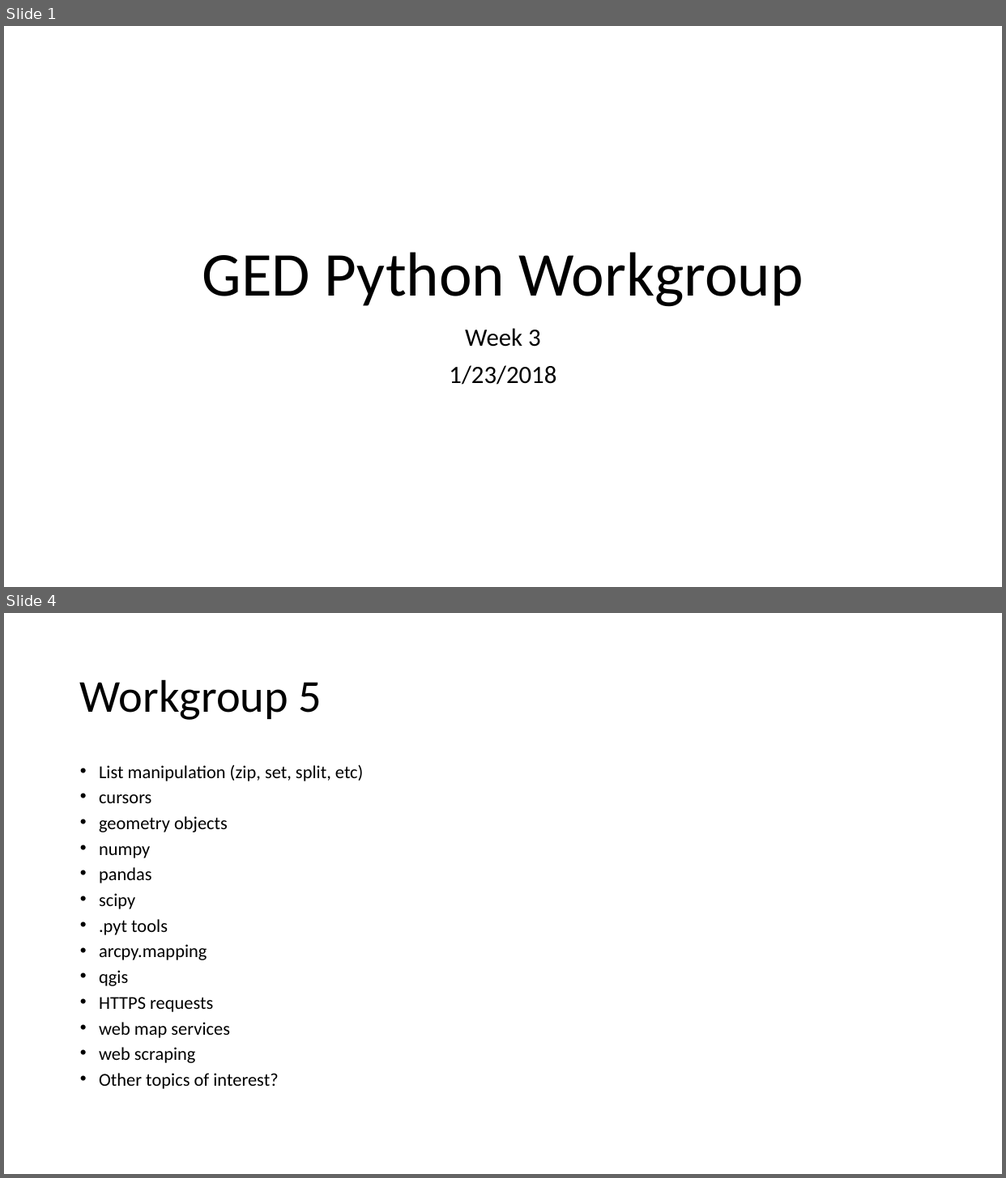
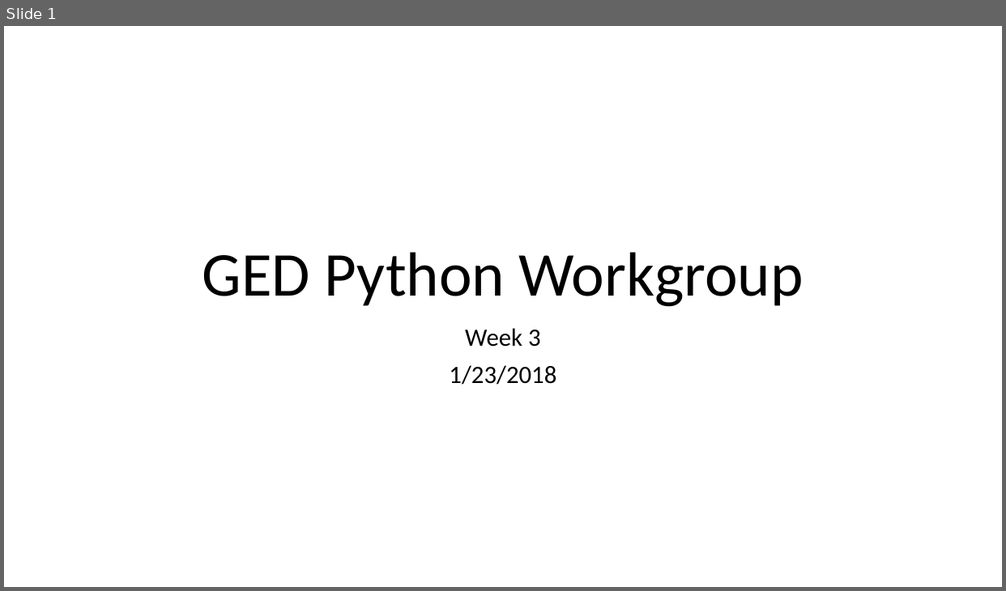
Before and after one commit to jbousquin/py_workgroup, a slide deck: slides/GED_Python_Workgroup_2018_01_23.pptx. Shown one above the other, each under a label of ours: slides 1 and 4 before the commit, slide 1 after it; the slides between them are not shown. The pictures are 1006x1178 and 1006x591 pixels, drawn with LibreOffice and Linux fonts; fonts in the diff are those of the drawing. Boxes give left, top, right and bottom in pixels: in the first picture for what was removed or moved away, otherwise in the second. Text is boxed around its words. In the diff, an @@ line names an element or a change of style, - is before the commit and + after.

```diff
--- a/slides/GED_Python_Workgroup_2018_01_23.pptx
+++ b/slides/GED_Python_Workgroup_2018_01_23.pptx
@@ slide 4 removed at [4, 613, 1002, 1174], background #FFFFFF @@
@@ title removed at [80, 679, 322, 720] @@
-Workgroup 5
@@ text removed at [99, 764, 364, 1089] @@
-• List manipulation (zip, set, split, etc)
-• cursors
-• geometry objects
-• numpy
-• pandas
-• scipy
-• .pyt tools
-• arcpy.mapping
-• qgis
-• HTTPS requests
-• web map services
-• web scraping
-• Other topics of interest?
```
Also in this commit, not shown: 1 slide changed, 1 other slide removed, 1 other file.
